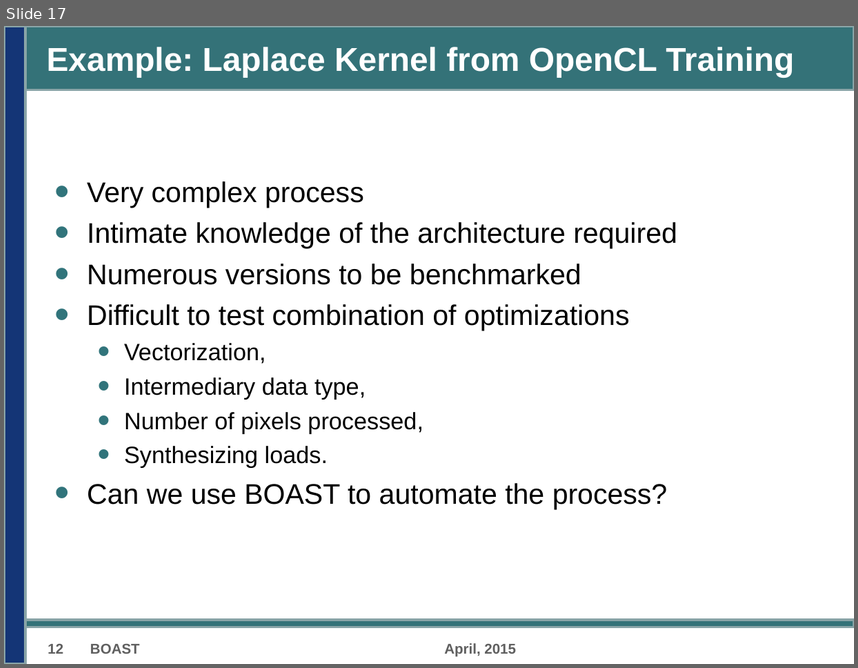
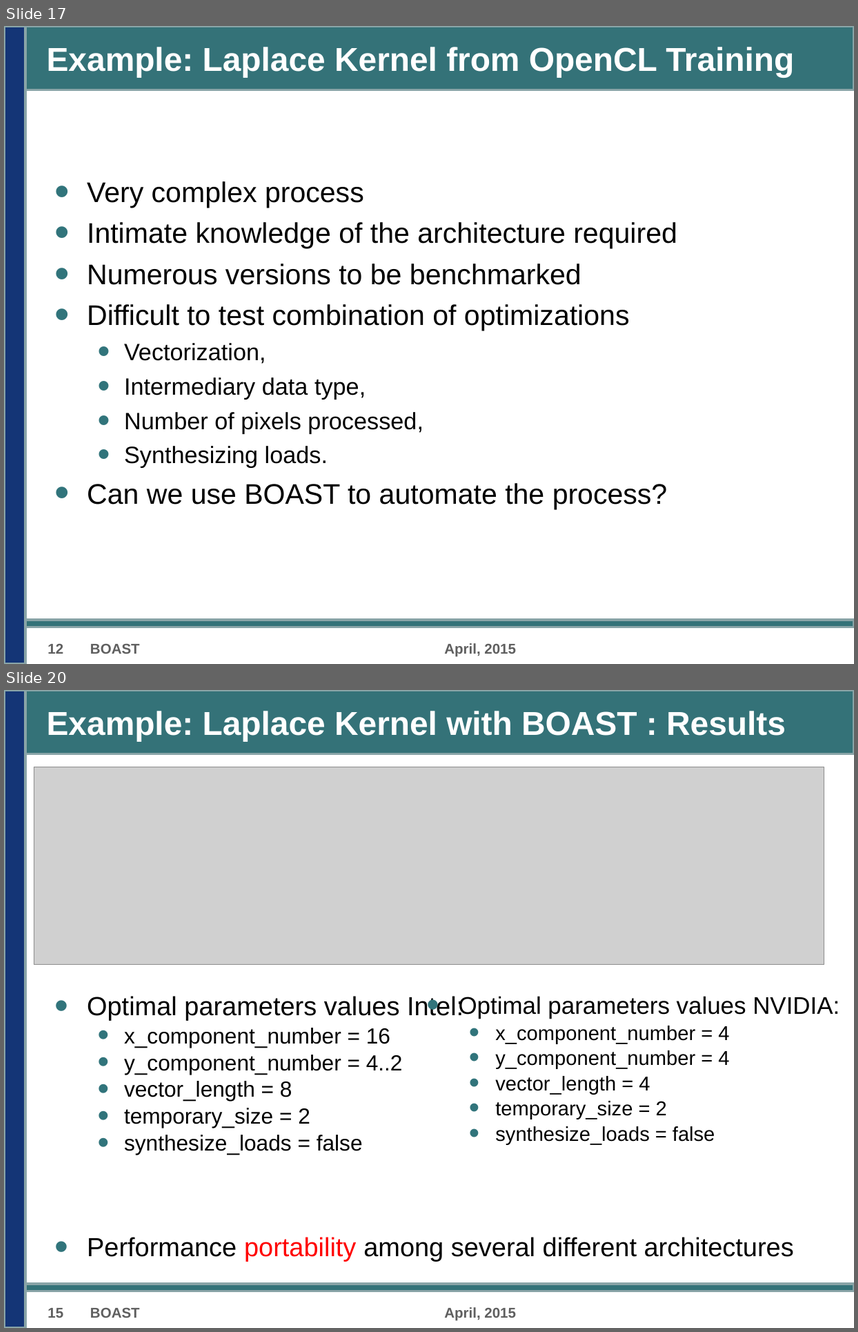
Before and after one commit to Nanosim-LIG/boast-lig, a slide deck: Paper/D5.5/D5.5.odp. Shown one above the other, each under a label of ours: slide 17 before the commit, slides 17 and 20 after it; the slides between them are not shown. The pictures are 858x668 and 858x1332 pixels, drawn with LibreOffice and Linux fonts; fonts in the diff are those of the drawing; grey boxes stand for pictures; background and template pictures are left out. Boxes give left, top, right and bottom in pixels: in the first picture for what was removed or moved away, otherwise in the second. Text is boxed around its words. In the diff, an @@ line names an element or a change of style, - is before the commit and + after.

Commit message:
Improved presentation.

```diff
--- a/Paper/D5.5/D5.5.odp
+++ b/Paper/D5.5/D5.5.odp
@@ slide 20 added at (x1=4, y1=690, x2=854, y2=1328), background #FFFFFF; not listed: 3 template elements that a slide beside it also shows @@
@@ title added at (x1=47, y1=711, x2=786, y2=741), 28 pt, text #FFFFFF, bold @@
+Example: Laplace Kernel with BOAST : Results
@@ picture added at (x1=34, y1=767, x2=824, y2=964) @@
@@ text added at (x1=87, y1=996, x2=464, y2=1154), 18.5 pt, text #000000 @@
+• Optimal parameters values Intel:
+  • x_component_number = 16
+  • y_component_number = 4..2
+  • vector_length = 8
+  • temporary_size = 2
+  • synthesize_loads = false
@@ text added at (x1=459, y1=996, x2=840, y2=1144), 17 pt, text #000000 @@
+• Optimal parameters values NVIDIA:
+  • x_component_number = 4
+  • y_component_number = 4
+  • vector_length = 4
+  • temporary_size = 2
+  • synthesize_loads = false
@@ text added at (x1=87, y1=1236, x2=794, y2=1261), 22.2 pt, text #000000 @@
+• Performance portability among several different architectures
@@ text added at (x1=47, y1=1308, x2=63, y2=1317), 12 pt, text #5F5F5F, bold @@
+15
@@ text added at (x1=90, y1=1307, x2=140, y2=1317), 12 pt, text #5F5F5F, bold @@
+BOAST
@@ text added at (x1=444, y1=1307, x2=516, y2=1321), 12 pt, text #5F5F5F, bold @@
+April, 2015
```
Also in this commit, not shown: 3 other slides added, 3 other files.
